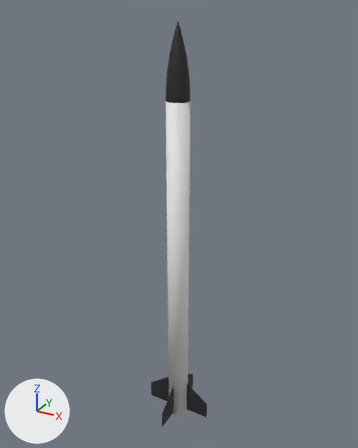
What one commit did to the glTF model frontend/public/models/finrocket.glb.
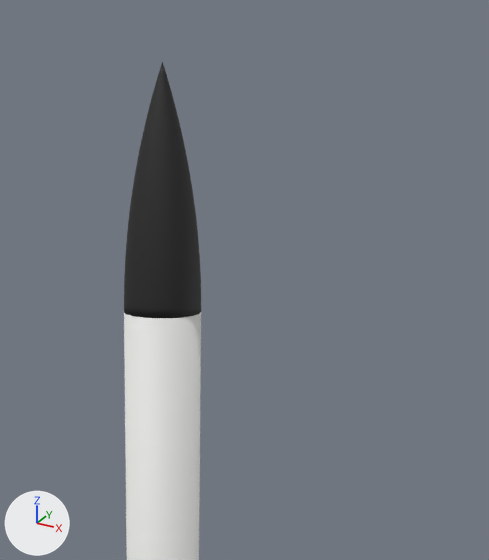
The first picture shows the older version from a camera (50 mm lens) standing at (0.555, -1.005, 1.112) and looking at (-0.011, 0.025, 0.597). The close-ups show the older and then the newer version on the part from 35% to 79% of the width and 0% to 40% of the height of that picture. Only the edits that show in the close-ups are written down. The lights are fixed; the arrows at lower left show +X, +Y and +Z. Where no turn or scale is listed for an object, it has been applied to the vertices. Vertices at exactly the same position are counted once.

Objects in the first close-up: 'body_tube', 'nose'.
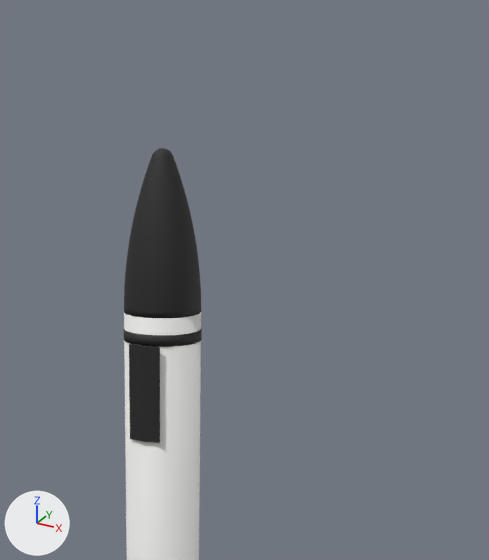
Where the newer file only moved an object's origin or applied its transform, the numbers keep the older frame.

Location of each change, [x1, y1, x2, y2] in pixels of the close-ups (489 x 560 px):
'nose', reshaped, moved, rescaled (33% shorter)
    before: [124, 62, 201, 318]
    after: [124, 148, 201, 318]
'roll_panel_nose3', added (black)
    after: [129, 344, 160, 443]
'roll_ring_nose', added (black)
    after: [124, 328, 202, 347]

Edits to the bpy script that builds the scene:
```text
Change me_nose:
    used by ob_nose; location = (0.0, 0.0, 0.9989); scale = (0.0845, 0.0845, 0.0845)
    remove me_nose.from_pydata(...)  # 1538 vertices, 3072 faces; spans x -0.33..0.33, y -0.33..0.33, z -1.0..1.0
    add me_nose.from_pydata(...)  # 2050 vertices, 4096 faces; spans x -0.5..0.5, y -0.5..0.5, z -1.0..1.0
    me_nose part 1: 1536 vertices removed from x -0.33..0.33, y -0.33..0.33, z -1.0..0.92; 2048 vertices added at x -0.5..0.5, y -0.5..0.5, z -1.0..1.0
Add me_roll_ring_nose:
    me_roll_ring_nose.from_pydata(...)  # 256 vertices, 512 faces; spans x -0.0286..0.0286, y -0.0286..0.0286, z -0.004..0.004
    me_roll_ring_nose.materials.append(mat_black)  # black #272727
Add me_roll_panel_nose3:
    me_roll_panel_nose3.from_pydata([(-0.0127, 0.0014, -0.035), (-0.0001, -0.0014, -0.035), (-0.0001, -0.0014, -0.0175), (-0.0127, 0.0014, -0.0175), (0.0127, 0.0014, -0.0175), (0.0127, 0.0014, -0.035), (0.0127, 0.0014, 0.0), (-0.0001, -0.0014, 0.0), (-0.0127, 0.0014, 0.0), (-0.0001, -0.0014, 0.0175), (-0.0127, 0.0014, 0.0175), (0.0127, 0.0014, 0.0175), (0.0127, 0.0014, 0.035), (-0.0001, -0.0014, 0.035), (-0.0127, 0.0014, 0.035)], [], [(0, 1, 2), (0, 2, 3), (2, 1, 4), (4, 1, 5), (2, 4, 6), (2, 6, 7), (2, 7, 3), (3, 7, 8), (8, 7, 9), (8, 9, 10), (9, 7, 11), (11, 7, 6), (9, 11, 12), (9, 12, 13), (9, 13, 10), (10, 13, 14)])
    me_roll_panel_nose3.materials.append(mat_black)  # black #272727
Change ob_nose:
    ob_nose.location: (0.0, 0.0, 0.9989) -> (0.0, 0.0, 0.9707)
    ob_nose.scale: (0.0845, 0.0845, 0.0845) -> (0.0563, 0.0563, 0.0563)
Add ob_roll_ring_nose:
    ob_roll_ring_nose = bpy.data.objects.new('roll_ring_nose', me_roll_ring_nose)
    ob_roll_ring_nose.location = (0.0, 0.0, 0.8984)
Add ob_roll_panel_nose3:
    ob_roll_panel_nose3 = bpy.data.objects.new('roll_panel_nose3', me_roll_panel_nose3)
    ob_roll_panel_nose3.location = (0.0, -0.0287, 0.8594)
```
